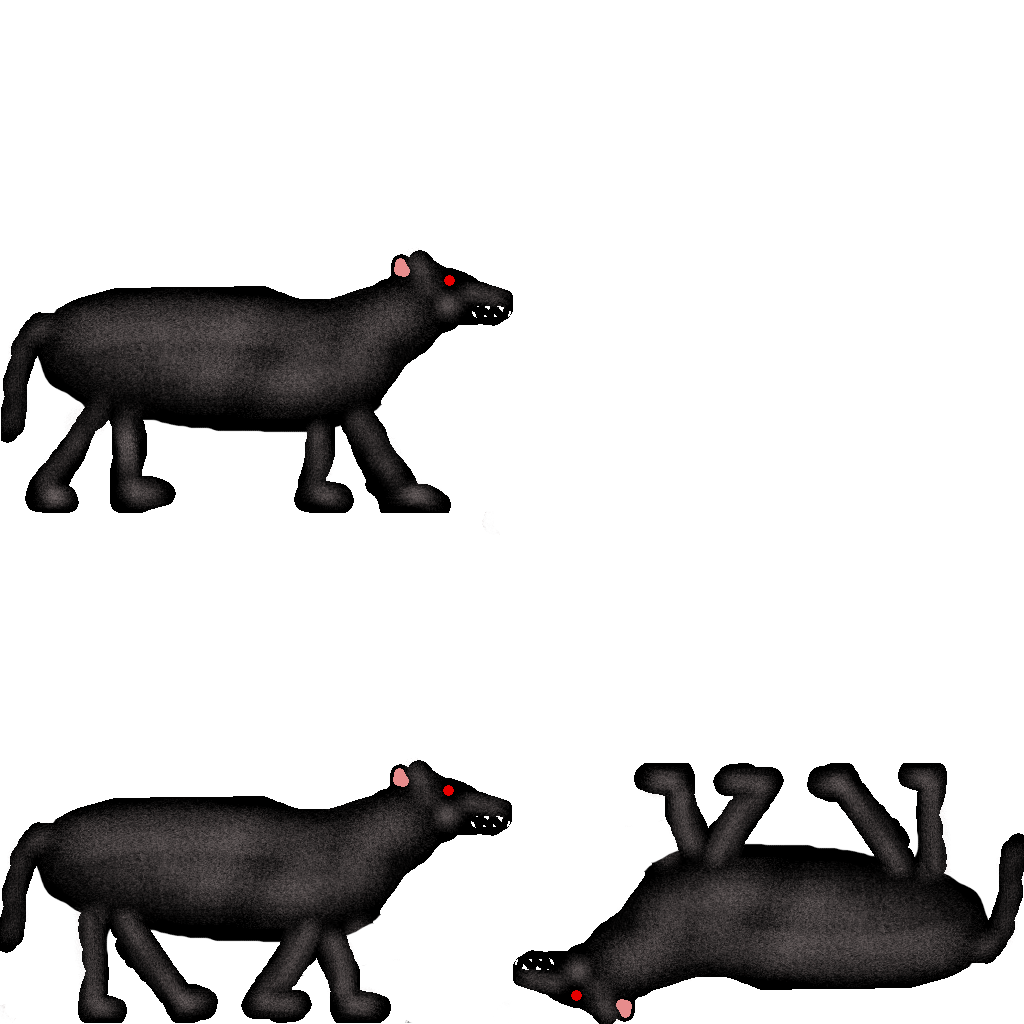
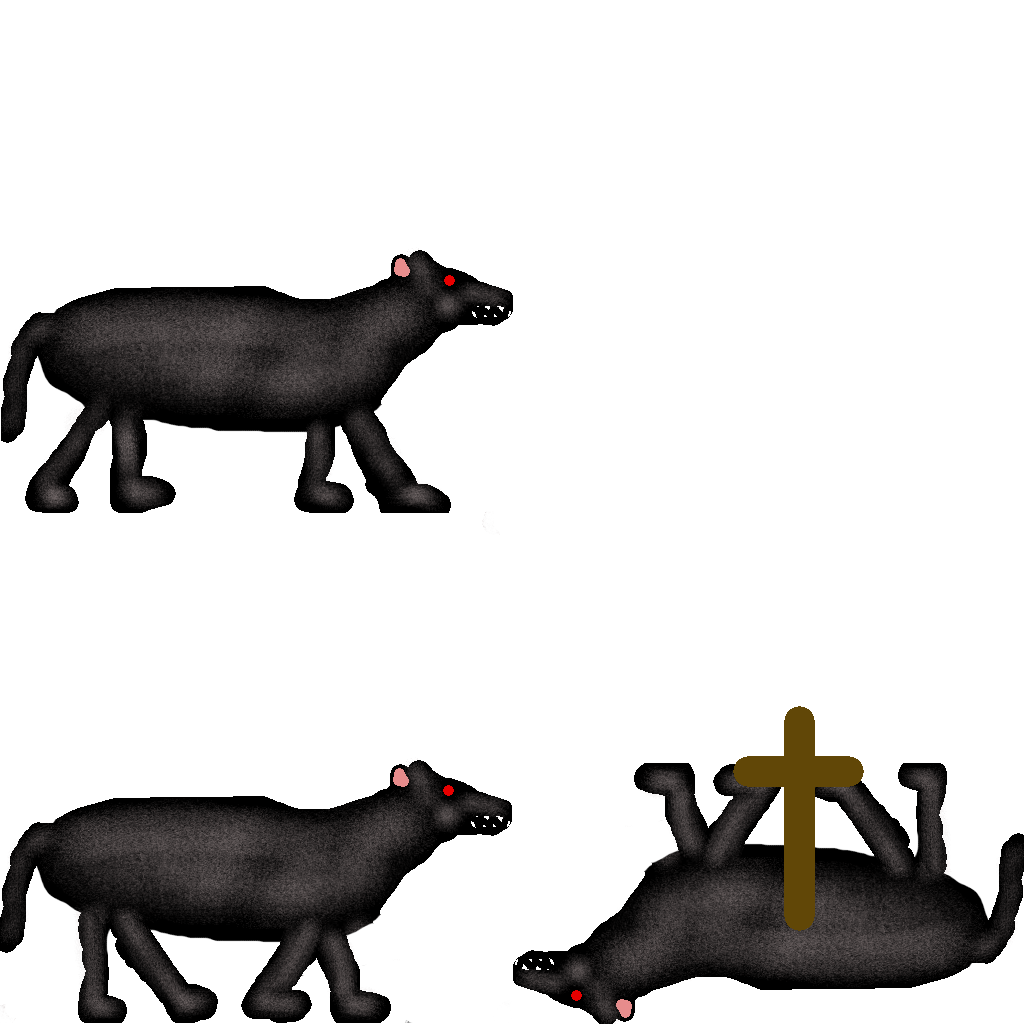
Two versions of the same layered image (1024x1024). Layer-by-layer changes:
painted on "Background" over (733, 706, 864, 931)
